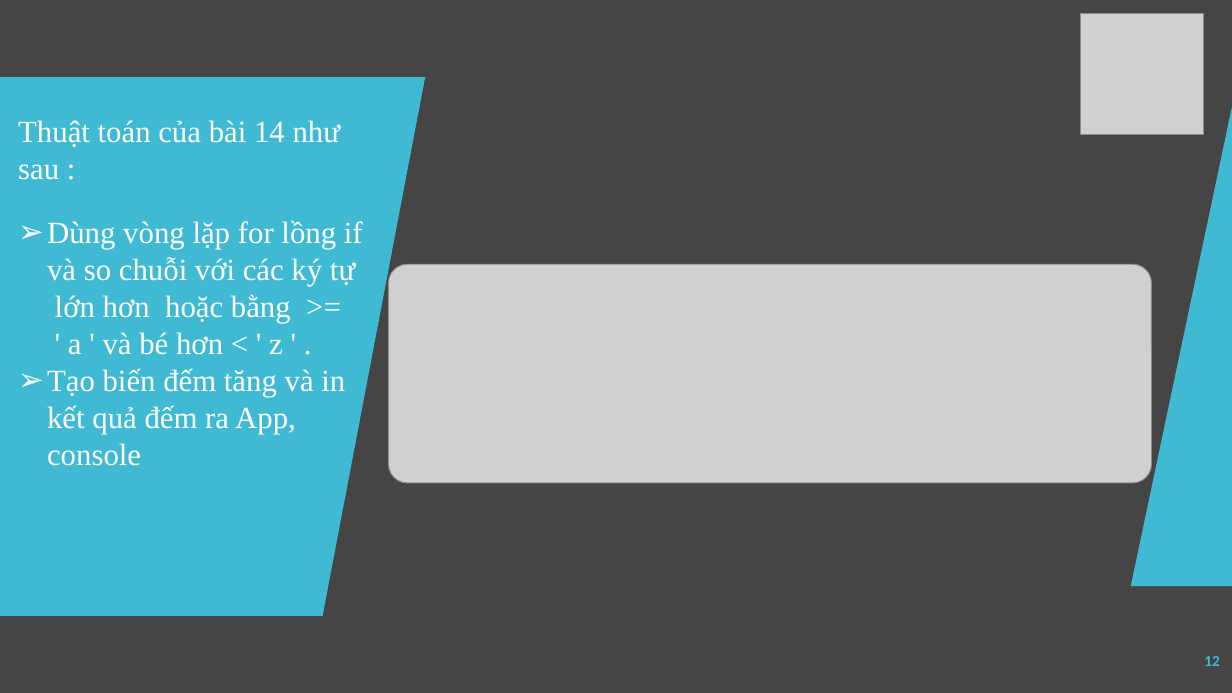
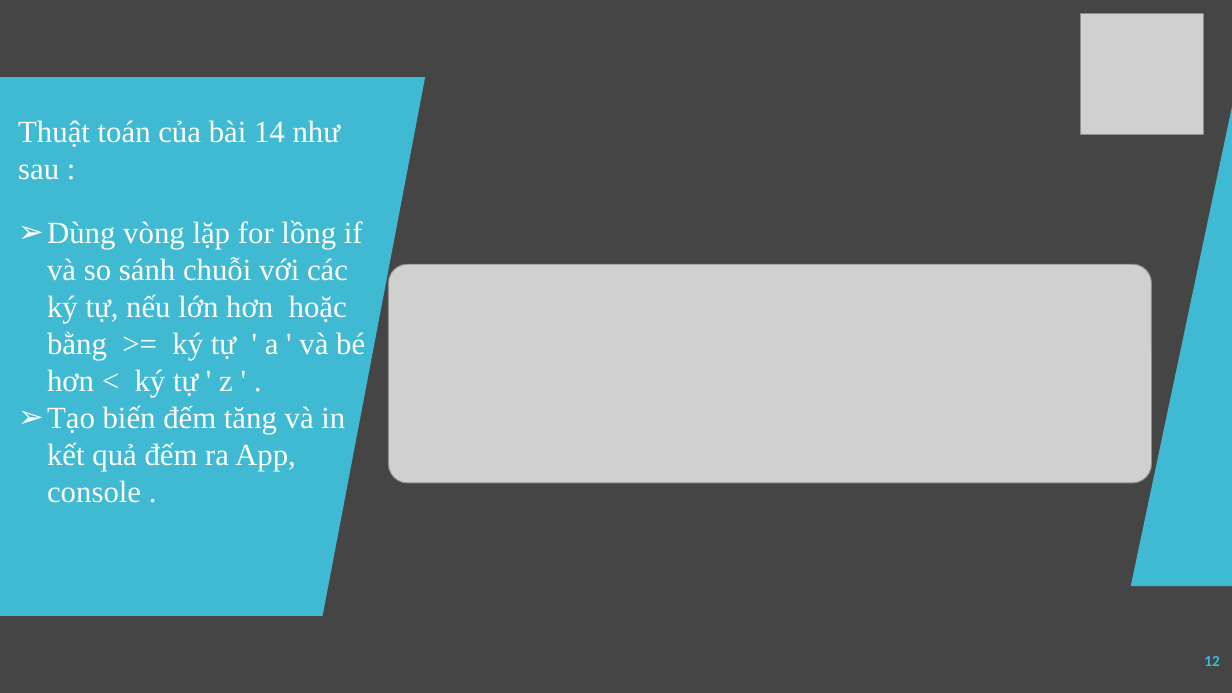
Before and after one commit to tuongclearlove7/OopJava_Nhom6, a slide deck: slide 12 of Nhóm 6.pptx. Drawn at 1232x693 pixels with LibreOffice and Linux fonts; fonts in the diff are those of the drawing; grey boxes stand for pictures. Boxes give left, top, right and bottom in pixels: in the first picture for what was removed or moved away, otherwise in the second. Text is boxed around its words. In the diff, an @@ line names an element or a change of style, - is before the commit and + after.

```diff
--- a/Nhóm 6.pptx
+++ b/Nhóm 6.pptx
@@ text at (x1=47, y1=220, x2=365, y2=503): text changed @@
-➢ Dùng vòng lặp for lồng if và so chuỗi với các ký tự lớn hơn hoặc bằng >= ' a ' và bé hơn < ' z ' .
-➢ Tạo biến đếm tăng và in kết quả đếm ra App, console
+➢ Dùng vòng lặp for lồng if và so sánh chuỗi với các ký tự, nếu lớn hơn hoặc bằng >= ký tự ' a ' và bé hơn < ký tự ' z ' .
+➢ Tạo biến đếm tăng và in kết quả đếm ra App, console .
```
Also in this commit, not shown: 6 other slides changed.
